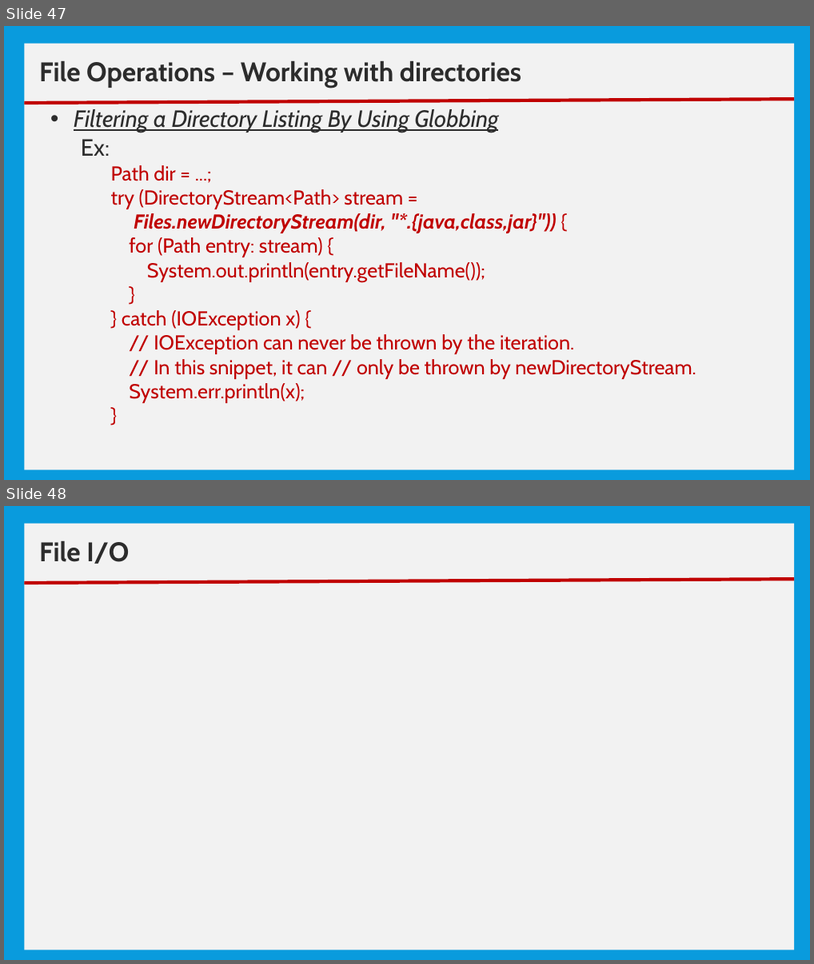
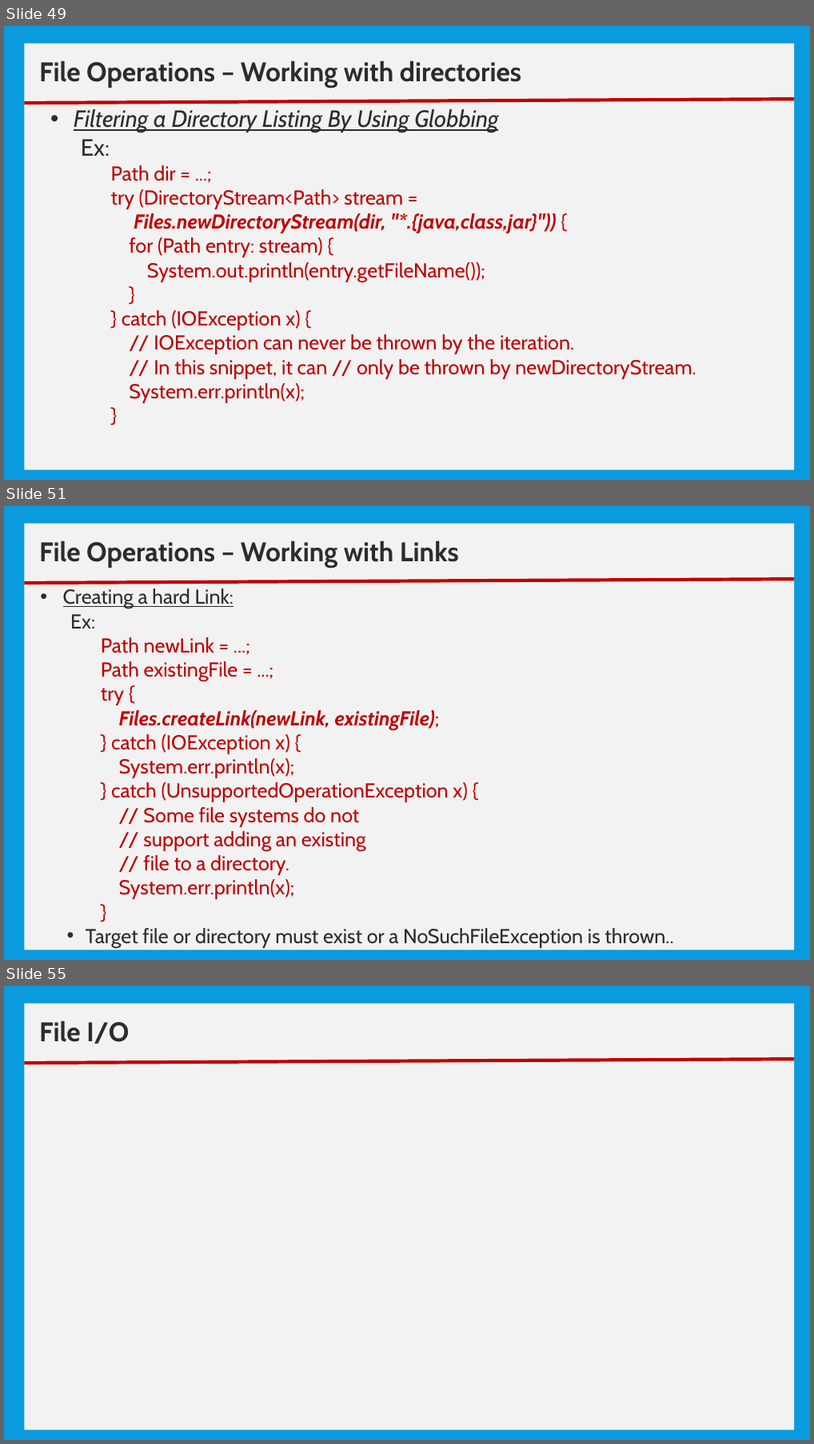
Before and after one commit to nmsgit1234/TechnicalDocs, a slide deck: training/core_java/10_Basic IO.pptx. Shown one above the other, each under a label of ours: slides 47 and 48 before the commit, slides 49, 51 and 55 after it; the slides between them are not shown. The pictures are 814x964 and 814x1444 pixels, drawn with LibreOffice and Linux fonts; fonts in the diff are those of the drawing. Boxes give left, top, right and bottom in pixels: in the first picture for what was removed or moved away, otherwise in the second. Text is boxed around its words. In the diff, an @@ line names an element or a change of style, - is before the commit and + after.

```diff
--- a/training/core_java/10_Basic IO.pptx
+++ b/training/core_java/10_Basic IO.pptx
@@ slide 51 added at (4,506,810,960), background #099BDD @@
@@ rectangle added at (25,524,794,950), fill #F2F2F2 @@
@@ text added at (39,541,459,568), 32 pt, text #2C2C2C, bold @@
+File Operations – Working with Links
@@ line added from (25, 583) to (794, 579), #C00000 4 pt @@
@@ text added at (63,588,674,948), 24 pt, text #C00000 @@
+• Creating a hard Link:
+Ex:
+    Path newLink = ...;
+    Path existingFile = ...;
+    try {
+    Files.createLink(newLink, existingFile);
+    } catch (IOException x) {
+    System.err.println(x);
+    } catch (UnsupportedOperationException x) {
+    // Some file systems do not
+    // support adding an existing
+    // file to a directory.
+    System.err.println(x);
+    }
+    • Target file or directory must exist or a NoSuchFileException is thrown..
@@ what was slide 47 is now slide 49 @@
@@ what was slide 48 is now slide 55 @@
```
Also in this commit, not shown: 1 slide changed, 4 other slides added, 7 other files.
